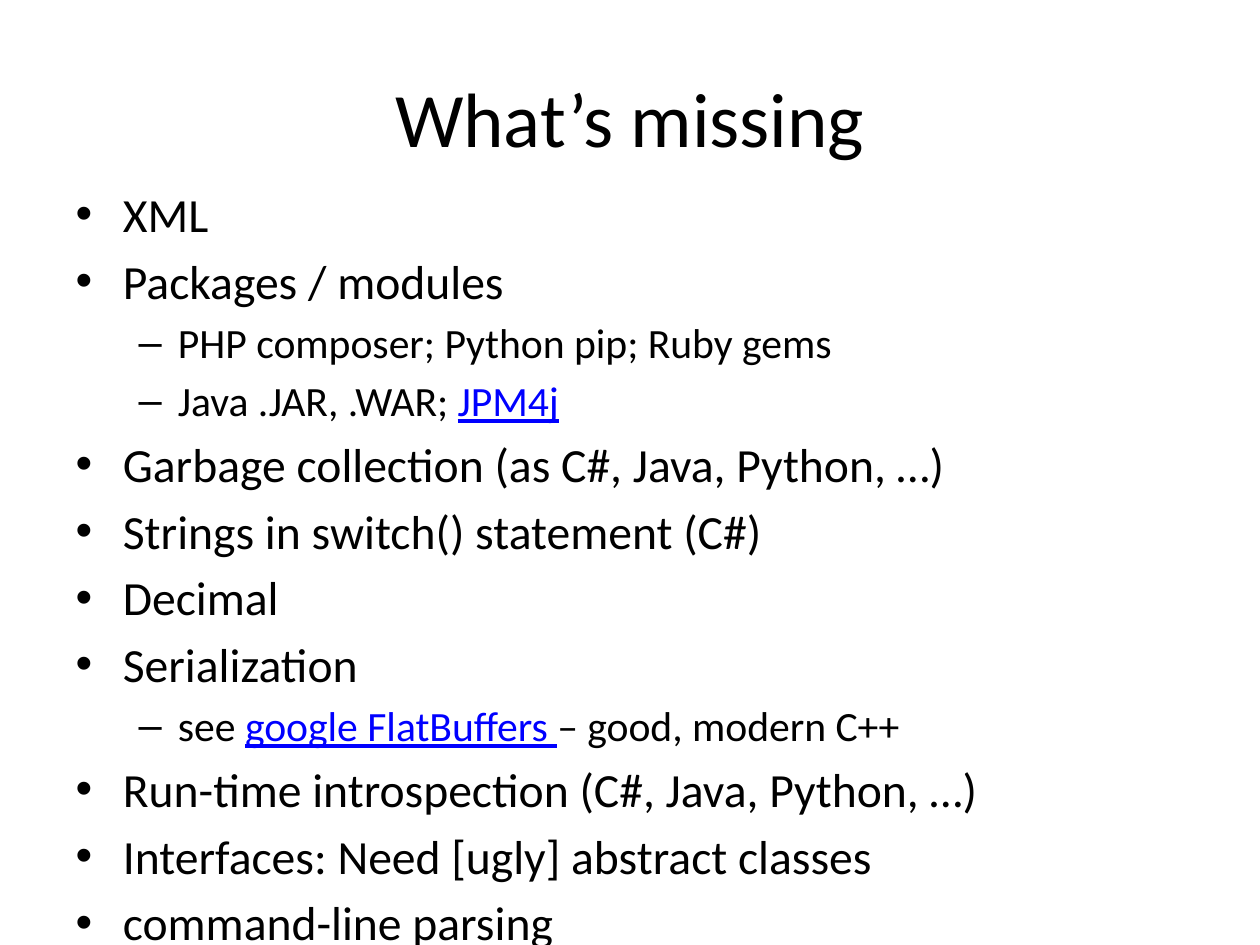
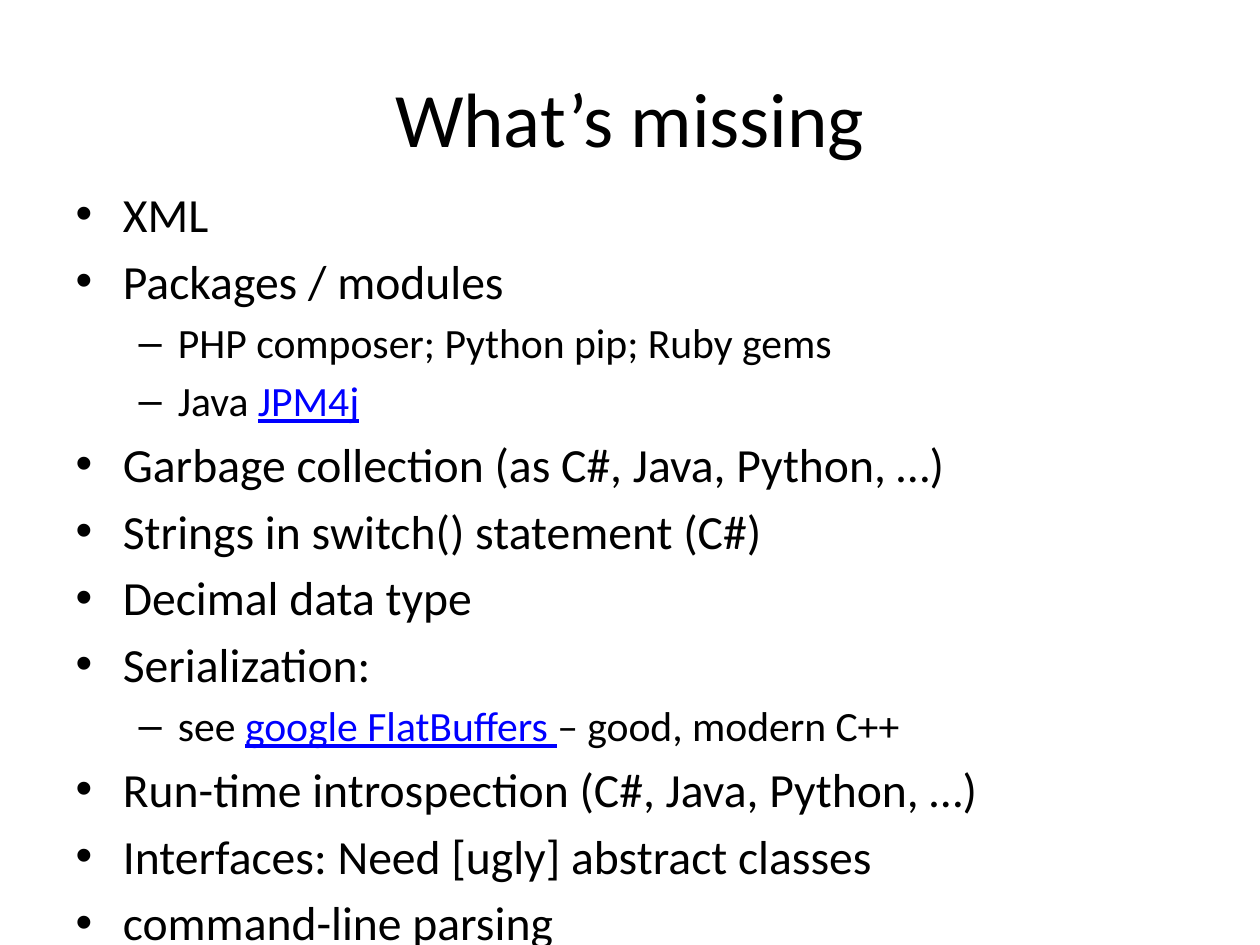
Before and after one commit to fellmad/FunWithCpp11, a slide deck: slide 11 of doc/Fun_with_C++11.pptx. Drawn at 1260x945 pixels with LibreOffice and Linux fonts; fonts in the diff are those of the drawing. Boxes give left, top, right and bottom in pixels: in the first picture for what was removed or moved away, otherwise in the second. Text is boxed around its words. In the diff, an @@ line names an element or a change of style, - is before the commit and + after.

```diff
--- a/doc/Fun_with_C++11.pptx
+++ b/doc/Fun_with_C++11.pptx
@@ text at [178, 387, 359, 423]: text changed; text colour #000000 to #0000FF @@
-  – Java .JAR, .WAR; JPM4j
+  – Java JPM4j
@@ text at [123, 582, 472, 683]: text changed @@
-• Decimal
-• Serialization
+• Decimal data type
+• Serialization:
```
Also in this commit, not shown: 10 other slides changed, 2 slides added, 2 other files.
